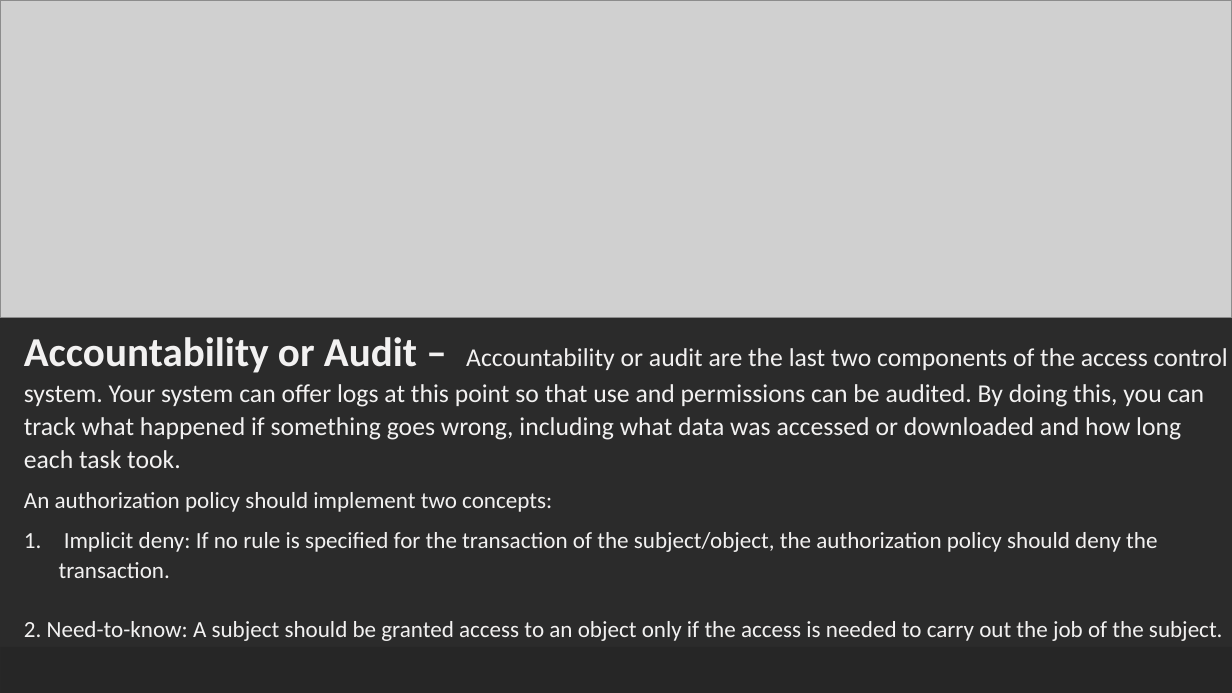
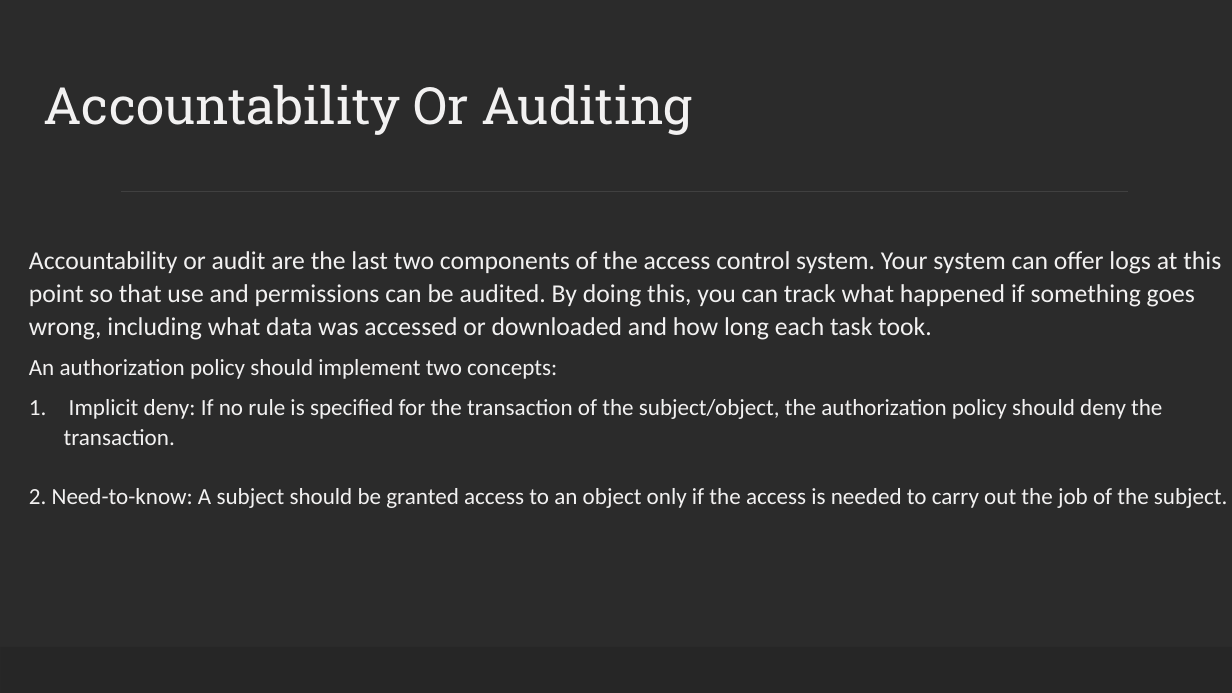
Before and after one commit to ronnie-1947/access-control-ppt, a slide deck: slide 12 of Access Control.pptx. Drawn at 1232x693 pixels with LibreOffice and Linux fonts; fonts in the diff are those of the drawing; grey boxes stand for pictures; background and template pictures are left out; a plain dark background stands for a picture behind light text. Boxes give left, top, right and bottom in pixels: in the first picture for what was removed or moved away, otherwise in the second. Text is boxed around its words. In the diff, an @@ line names an element or a change of style, - is before the commit and + after.

Commit message:
Optimized fonts and images

```diff
--- a/Access Control.pptx
+++ b/Access Control.pptx
@@ picture removed at <box>0,0,1232,318</box> @@
@@ text added at <box>43,85,692,135</box>, 40 pt, text #F2F1F1 @@
+Accountability Or Auditing
@@ line added from (121, 192) to (1128, 192), #404040 1 pt @@
@@ text "Accountability or audit are the ...": place and size @@
-text "Accountability or audit are the ..." at <box>24,337,1228,641</box>
+text "Accountability or audit are the ..." at <box>29,251,1228,508</box>
@@ text at <box>29,251,1221,340</box>: text changed @@
-Accountability or Audit – Accountability or audit are the last two components of the access control system. Your system can offer logs at this point so that use and permissions can be audited. By doing this, you can track what happened if something goes wrong, including what data was accessed or downloaded and how long each task took.
+Accountability or audit are the last two components of the access control system. Your system can offer logs at this point so that use and permissions can be audited. By doing this, you can track what happened if something goes wrong, including what data was accessed or downloaded and how long each task took.
```
Also in this commit, not shown: 10 other slides changed.
